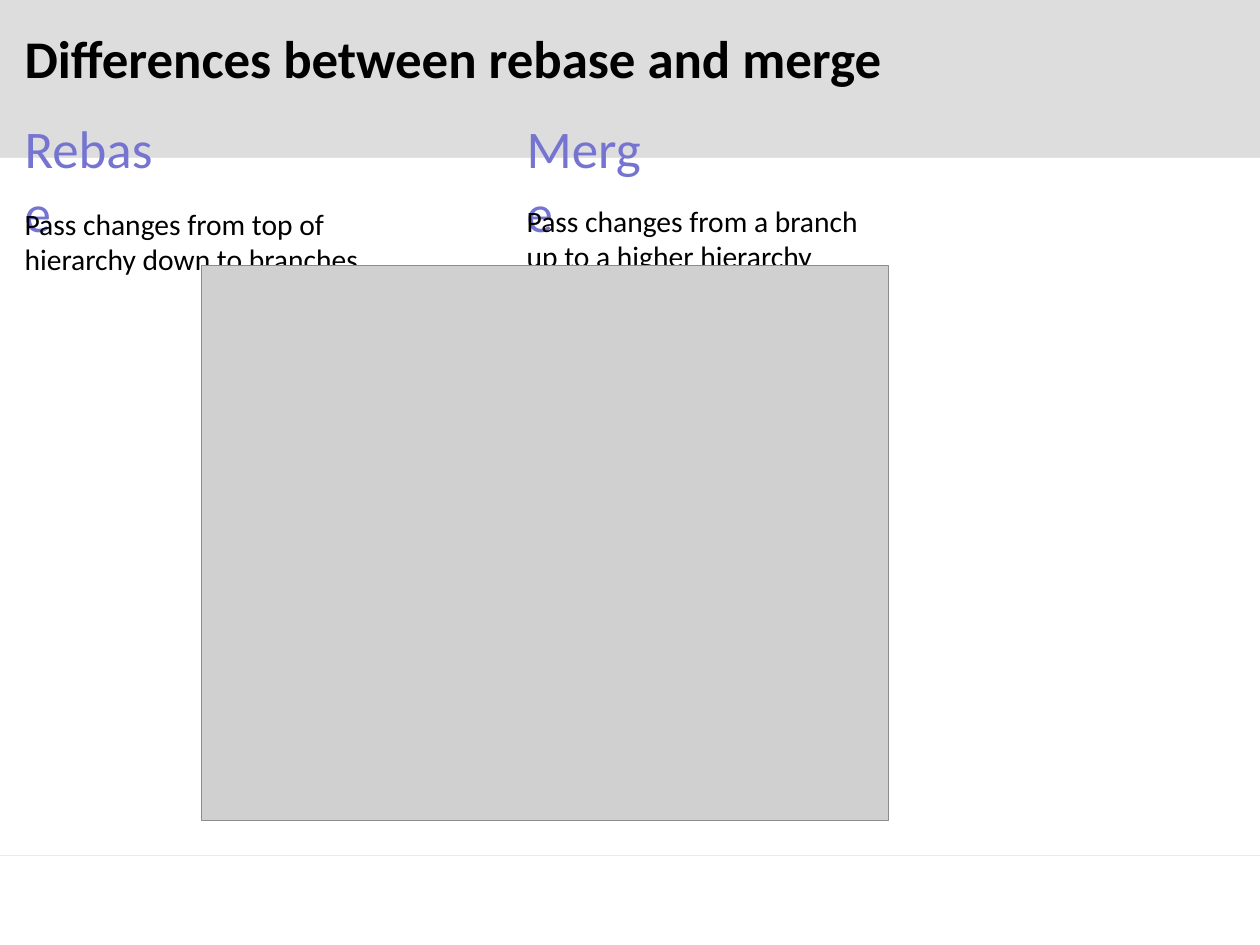
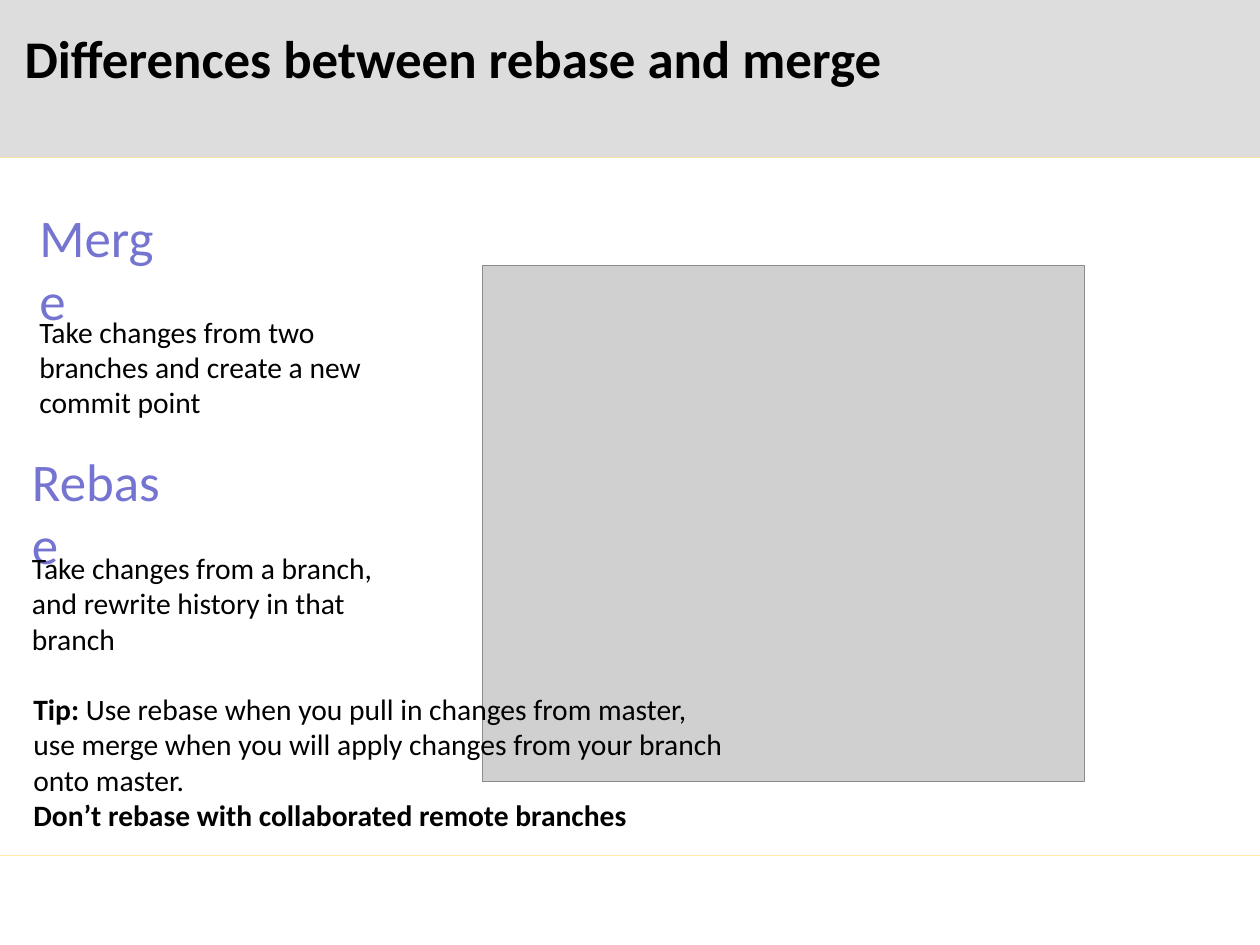
Before and after one commit to mglazer/GitPresentation, a slide deck: slide 17 of presentation.pptx. Drawn at 1260x945 pixels with LibreOffice and Linux fonts; fonts in the diff are those of the drawing; grey boxes stand for pictures; background and template pictures are left out. Boxes give left, top, right and bottom in pixels: in the first picture for what was removed or moved away, otherwise in the second. Text is boxed around its words. In the diff, an @@ line names an element or a change of style, - is before the commit and + after.

Commit message:
Told people not to rebase with remote branches

```diff
--- a/presentation.pptx
+++ b/presentation.pptx
@@ text "Merge": place and size @@
-text "Merge" at box(526, 148, 662, 212)
+text "Merge" at box(39, 237, 175, 300)
@@ picture removed at box(202, 266, 889, 821) @@
@@ picture added at box(482, 266, 1084, 782) @@
@@ text at box(39, 318, 361, 418): text changed @@
-Pass changes from a branch up to a higher hierarchy level
+Take changes from two branches and create a new commit point
@@ text "Rebase": place and size @@
-text "Rebase" at box(25, 148, 177, 212)
+text "Rebase" at box(32, 480, 184, 544)
@@ text at box(32, 554, 372, 651): text changed @@
-Pass changes from top of hierarchy down to branches
+Take changes from a branch, and rewrite history in that branch
@@ text added at box(33, 695, 722, 827), 24 pt, text #000000 @@
+Tip: Use rebase when you pull in changes from master,
+use merge when you will apply changes from your branch
+onto master.
+Don’t rebase with collaborated remote branches
```
Also in this commit, not shown: 1 other slide changed, 4 slides added, 1 other file.
